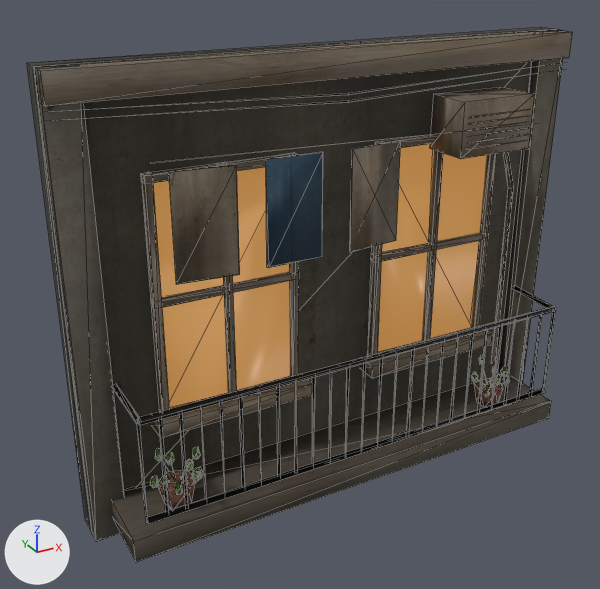
An edit to the glTF model examples/game-hanoi-city/assets/hq/buildings/mat_tien_tang_04_lod1.glb, drawn before and after from the same camera.
Camera for both pictures: a 50 mm camera at (-1.01, -4.95, 4.01) aimed at (1.68, -0.07, 1.57). Every picture has the same lights, and +X, +Y and +Z are marked at lower left. The first picture is the older version. Mesh edges are drawn as thin lines. Vertices at exactly the same position are counted once.

Names of what the first picture shows: 'mat_tien_tang_04.001'.
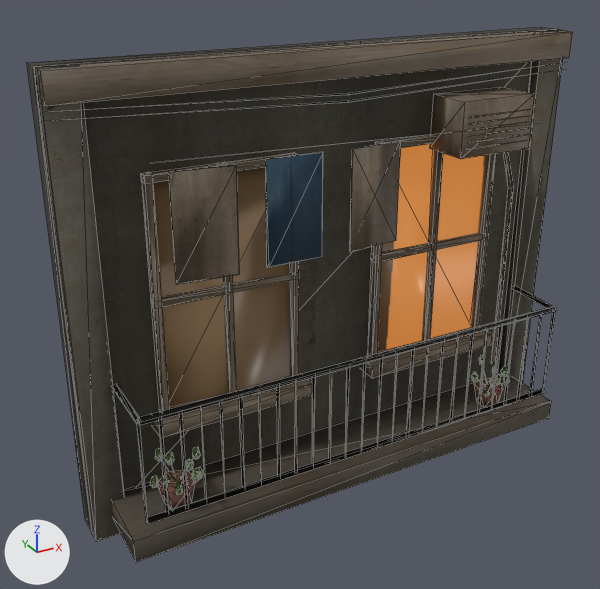
Location of each change, [x1, y1, x2, y2] in pixels of the pictures (600 x 589 px):
'mat_tien_tang_04.001', surface changed
    both: [150, 143, 495, 412]
part 1 of me_front_masonry_002, surface changed
    both: [153, 144, 487, 408]

What changed in the scene script:
```text
Add img_hanoi_window_emission:
    img_hanoi_window_emission = load_image('hanoi_window_emission', '_unpacked/hanoi_window_emission', 256, 128, 'sRGB')
Change mat_window_glow:
    where n0 = _N.new('ShaderNodeBsdfPrincipled'); n0.name = 'Principled BSDF'
    remove n0.inputs[27].default_value = (0.4, 0.19, 0.05, 1.0)  # 'Emission Color', brown #aa793f
    n0.inputs[28].default_value: 1.0 -> 0.5  # 'Emission Strength'
    add n2 = _N.new('ShaderNodeTexImage'); n2.name = 'Image Texture'
    add n2.image = img_hanoi_window_emission
    add _L.new(n2.outputs[0], n0.inputs[27])  # 'Color' to 'Emission Color'
Change me_front_masonry_002:
    where me_front_masonry_002.from_pydata(...)  # 594 vertices, 735 faces; spans x 0.0..4.0, y -0.6..0.18, z 0.0..3.3
    used by ob_mat_tien_tang_04_001; location = (0.0, 0.0, 0.0)
    me_front_masonry_002 part 1: texture (UV) coordinates of 24 of 735 faces, centred in x 0.6..3.4, y -0.02..0.06, z 0.86..2.58, changed; they spanned u 0.01..0.24, v 0.26..0.49 and now span u 0.0..1.0, v 0.01..0.99
```
